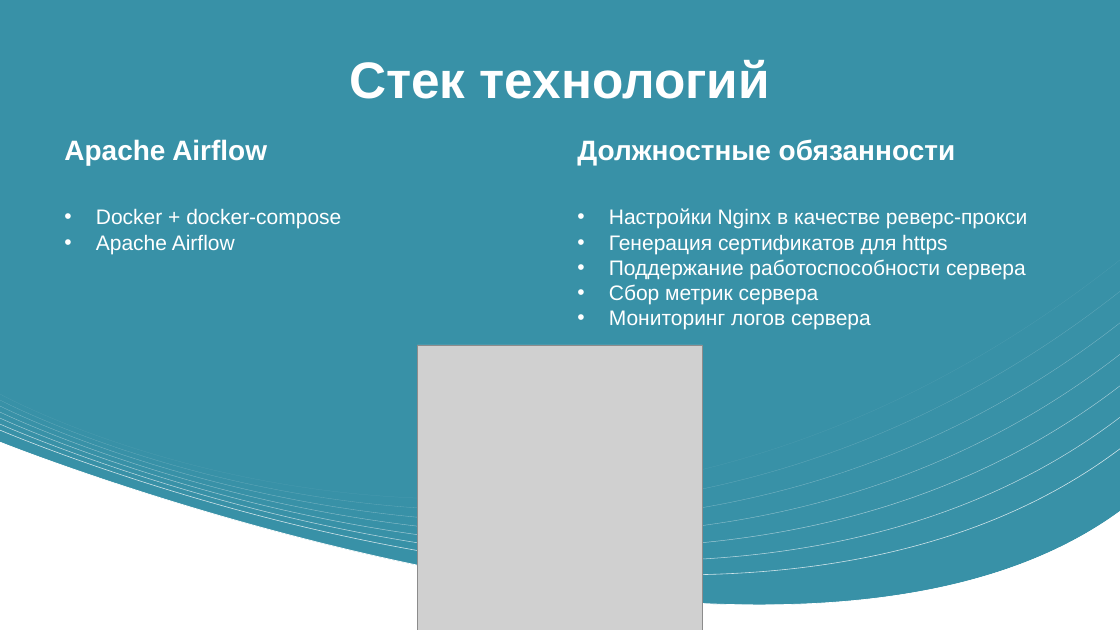
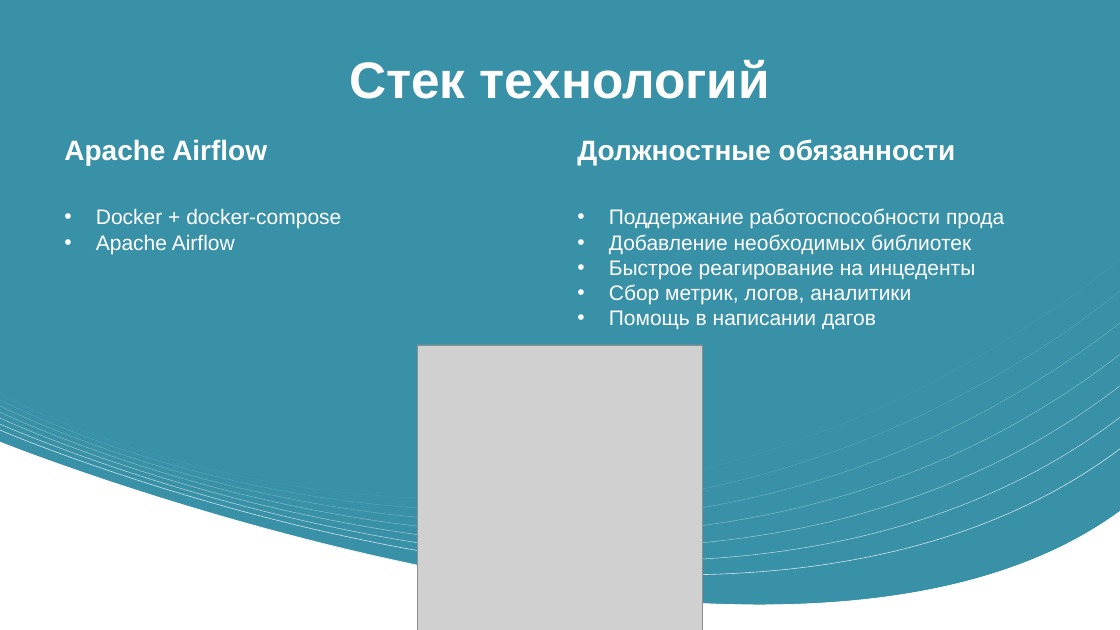
Before and after one commit to codesshaman/internship, a slide deck: slide 7 of Стажировка.pptx. Drawn at 1120x630 pixels with LibreOffice and Linux fonts; fonts in the diff are those of the drawing; grey boxes stand for pictures. Boxes give left, top, right and bottom in pixels: in the first picture for what was removed or moved away, otherwise in the second. Text is boxed around its words. In the diff, an @@ line names an element or a change of style, - is before the commit and + after.

```diff
--- a/Стажировка.pptx
+++ b/Стажировка.pptx
@@ text at (x1=609, y1=208, x2=1004, y2=329): text changed @@
-• Настройки Nginx в качестве реверс-прокси
-• Генерация сертификатов для https
-• Поддержание работоспособности сервера
-• Сбор метрик сервера
-• Мониторинг логов сервера
+• Поддержание работоспособности прода
+• Добавление необходимых библиотек
+• Быстрое реагирование на инцеденты
+• Сбор метрик, логов, аналитики
+• Помощь в написании дагов
```
Also in this commit, not shown: 4 other slides changed.
